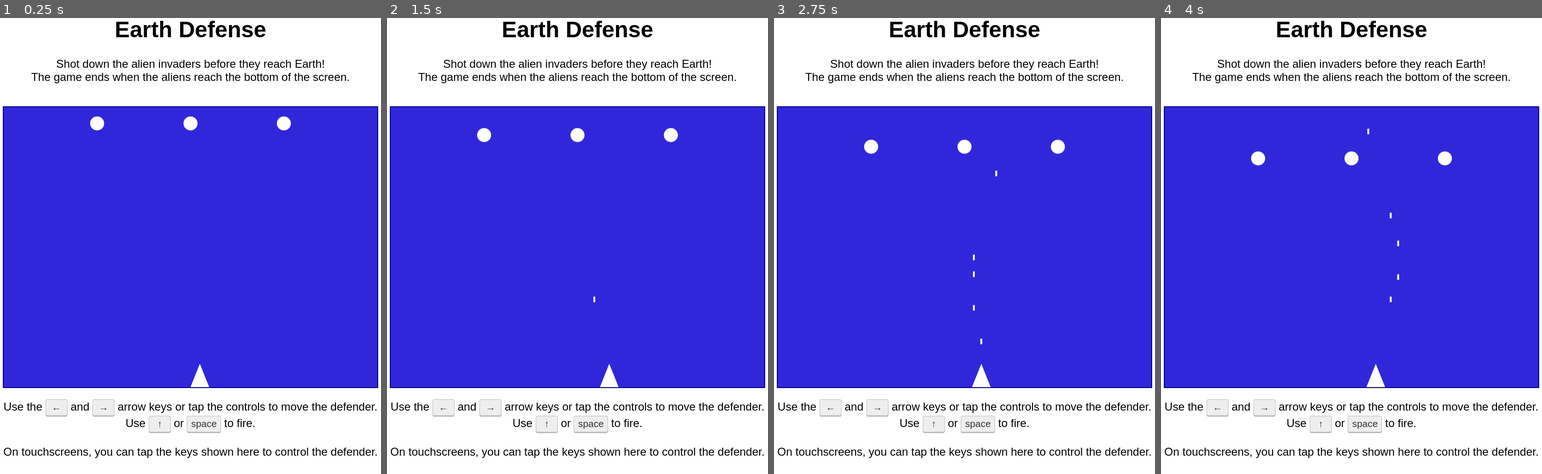
Above: before the commit, frames 1-4 (left to right).
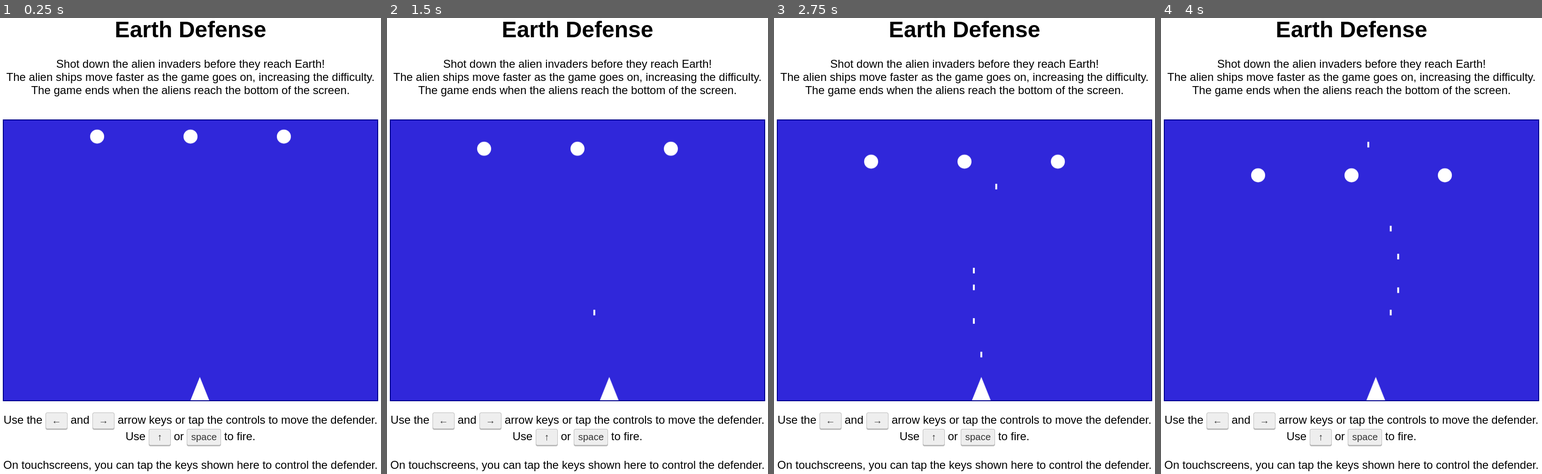
Above: after the commit, the same moments.

Repository: MDecker-MobileComputing/HTML_Game_EarthDefense
Game: browser game, page docs/index.html
Same seed, same stepped clock (60 frames per second), same inputs: the game is played once before the commit and once after it.
Inputs:
- Up to frame 1 (0.25 s): no input
- Up to frame 2 (1.5 s): hold Right from 1.03 s (still down); tap Space at 1.1 s
- Up to frame 3 (2.75 s): release Right at 1.53 s; hold Left 1.58-2.15 s; tap Space at 1.6, 2.1, 2.6 s; hold Up 2.2-2.5 s; hold Right from 2.55 s (still down)
- Up to frame 4 (4 s): tap Space at 3.1, 3.6 s; release Right at 3.22 s; hold Up 3.27-3.5 s; hold Left 3.55-3.98 s

The runs differ from the first frame. In frame 1, 11% of the frame differs, in the area x 0-100%, y 12-100%; in frame 2, 11%; in frame 3, 11%; in frame 4, 11%.

Commit message:
Alien ships get faster over time

Diff:
--- a/docs/EarthDefense.js
+++ b/docs/EarthDefense.js
@@ -6,6 +6,7 @@
 
 const ALIEN_SHIP_RADIUS = 15; // radius of an alien ship (ball) in px
 const ALIEN_SHIP_SPEED  = 20; // alien ship movement per second in px
+const ALIEN_SHIP_ACCELERATION = 1; // increase in alien ship speed per second squared in px
 
 const SHOT_LENGTH =  12; // length of a shot in px
 const SHOT_SPEED  = 360; // shot movement per second in px
@@ -17,6 +18,7 @@
 
 let animationFrame    = null;
 let lastAnimationTime = null;
+let alienShipSpeed    = ALIEN_SHIP_SPEED;
 
 let shotsArray     = [];
 let alienShipArray = [];
@@ -203,6 +205,7 @@
         ? 0
         : ( timestamp - lastAnimationTime ) / 1000;
     lastAnimationTime = timestamp;
+    alienShipSpeed += ALIEN_SHIP_ACCELERATION * elapsedTime;
 
     shotsArray.forEach( function ( shot ) {
 
@@ -215,7 +218,7 @@
 
     alienShipArray.forEach( function ( ship ) {
 
-        ship.y += ALIEN_SHIP_SPEED * elapsedTime;
+        ship.y += alienShipSpeed * elapsedTime;
     });
 
     handleShotHits( canvas );
@@ -266,6 +269,7 @@
     defenderLeft      = 50;
     shotsArray        = [];
     lastAnimationTime = null;
+    alienShipSpeed    = ALIEN_SHIP_SPEED;
     gameOver          = false;
 
     initAlienShips( canvas );
--- a/docs/index.html
+++ b/docs/index.html
@@ -13,6 +13,7 @@
 
     <p>
       Shot down the alien invaders before they reach Earth!<br>
+      The alien ships move faster as the game goes on, increasing the difficulty.<br>
       The game ends when the aliens reach the bottom of the screen.
     </p>
 
